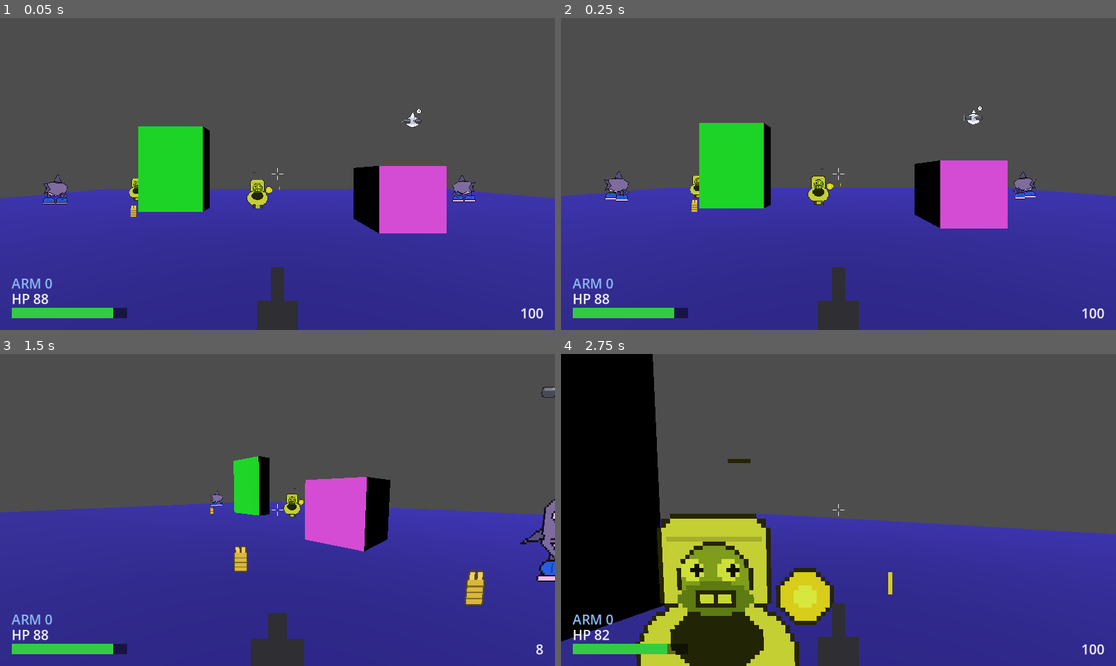
Above: before the commit, frames 1-4 (two rows, left to right).
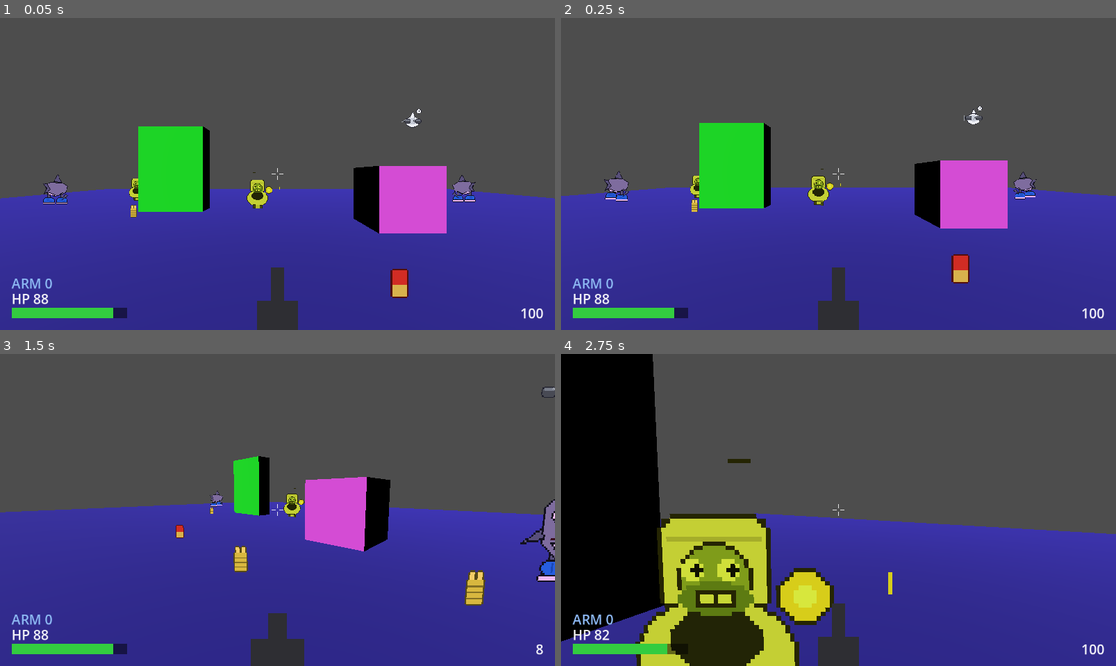
Above: after the commit, the same moments.

Repository: Rognlosh/DoomGodotYandex
Game: Godot game, scene res://scenes/main/main.tscn
Two runs of this game, one before a commit and one after it. Both use one fixed random seed, a clock stepped at 60 frames per second and the inputs below.
Inputs (mouse positions are in pixels of both pictures, inside the frame that each line leads up to):
- Up to frame 1 (0.05 s): no input
- Up to frame 2 (0.25 s): no input
- Up to frame 3 (1.5 s): tap Enter at 0.5 s; move the mouse to (399, 494) at 0.52 s; press the mouse at (399, 494) at 0.53 s; hold D (move_right) 0.53-1.28 s; tap Space (jump) at 0.77 s; move the mouse to (249, 510) at 1.27 s; release the mouse at (249, 510) at 1.28 s; hold W (move_forward) from 1.28 s (still down); tap Mouse wheel up (weapon_next) at 1.35 s
- Up to frame 4 (2.75 s): keep holding W (move_forward); tap Space (jump) at 1.52 s; move the mouse to (849, 503) at 2.02 s; hold Mouse wheel down (weapon_prev) from 2.03 s (still down)

The runs differ from the first frame. In frame 1, 0.3% of the frame differs, in the area x 70-74%, y 80-90%; in frame 2, 0.3%; in frame 3, less than 0.1%; in frame 4, nothing differs.

Commit message:
feat: пикап патронов дробовика (shells) + скин SHELL
shells_pickup.tscn — наследник ammo_pickup, ammo_type=&"shells", amount=8,
иконка SHELL (красная гильза + латунное донце). Данные на префабе, кода нет.
Инстанс поставлен в test_level у спавна для проверки.

Diff:
--- a/scenes/levels/test_level.tscn
+++ b/scenes/levels/test_level.tscn
@@ -4,6 +4,7 @@
 [ext_resource type="PackedScene" uid="uid://brss1c0pylcw7" path="res://scenes/enemies/rusher.tscn" id="3_fr1um"]
 [ext_resource type="PackedScene" uid="uid://cp18osb6lofdo" path="res://scenes/enemies/shooter.tscn" id="4_48ne7"]
 [ext_resource type="PackedScene" uid="uid://bgwuea57qy16a" path="res://scenes/enemies/flyer.tscn" id="5_6xh4u"]
+[ext_resource type="PackedScene" uid="uid://cshellspickup0" path="res://scenes/pickups/ammo/shells_pickup.tscn" id="6_shl"]
 
 [sub_resource type="StandardMaterial3D" id="StandardMaterial3D_3hp5k"]
 albedo_color = Color(0.16274172, 0.12389998, 0.59, 1)
@@ -63,3 +64,6 @@
 
 [node name="Enemy6" parent="." unique_id=1701548116 instance=ExtResource("5_6xh4u")]
 transform = Transform3D(1, 0, 0, 0, 1, 0, 0, 0, 1, 10, 5, -11)
+
+[node name="ShellsPickup" parent="." unique_id=700200700 instance=ExtResource("6_shl")]
+transform = Transform3D(1, 0, 0, 0, 1, 0, 0, 0, 1, 1.5, 0, 1.5)
--- /dev/null
+++ b/scenes/pickups/ammo/shells_pickup.tscn
@@ -0,0 +1,12 @@
+[gd_scene format=3 uid="uid://cshellspickup0"]
+
+[ext_resource type="PackedScene" uid="uid://capg6k5fgvtti" path="res://scenes/pickups/ammo/ammo_pickup.tscn" id="1_shl"]
+
+[node name="Pickup" unique_id=1531948811 instance=ExtResource("1_shl")]
+ammo_type = &"shells"
+amount = 8
+
+[node name="Icon" parent="." index="1" unique_id=700100700]
+pixel_size = 0.018
+shape = 1
+color = Color(0.82, 0.18, 0.15, 1)
